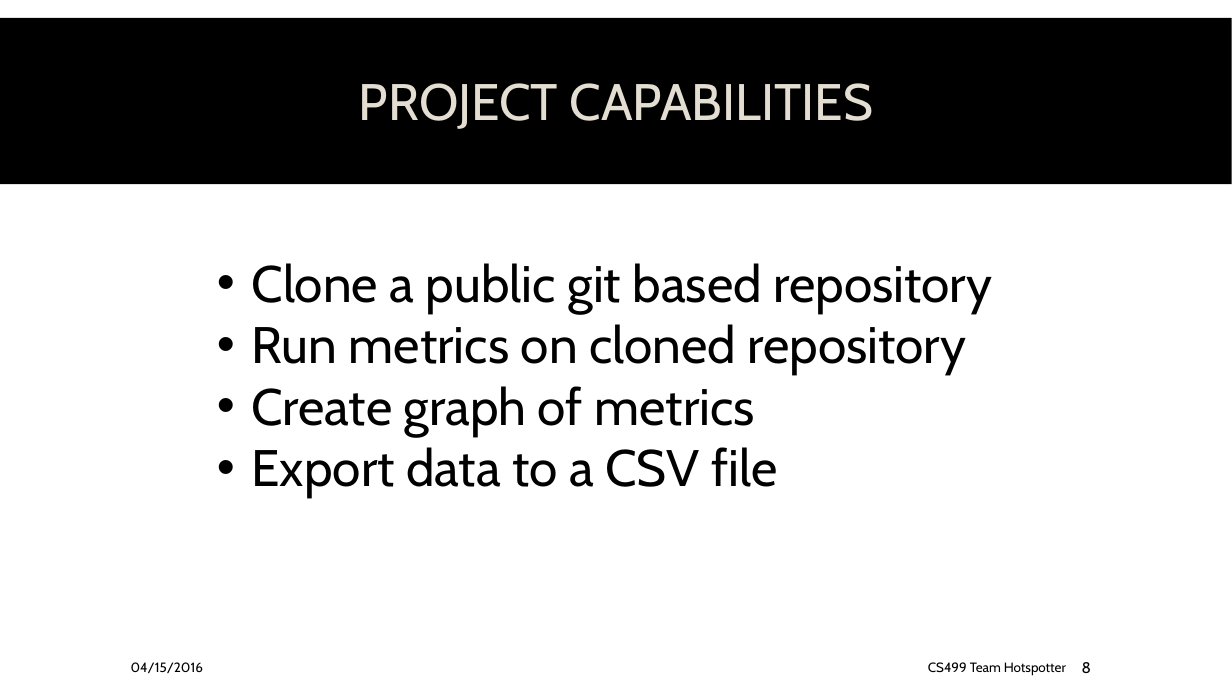
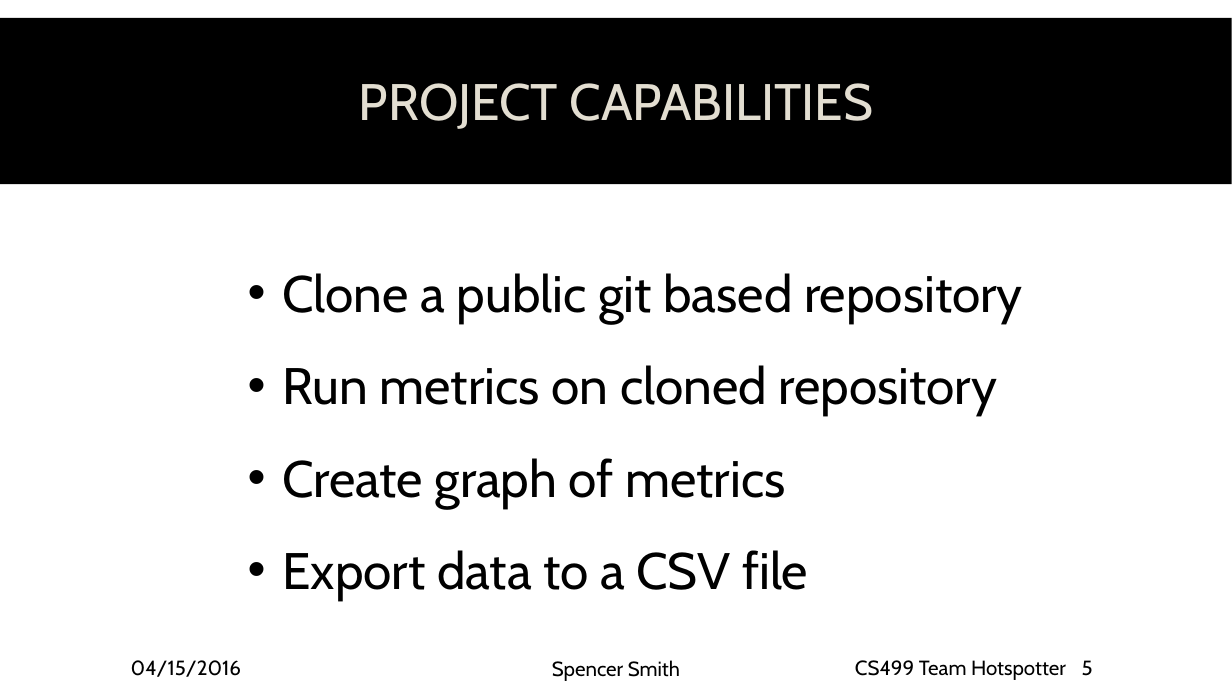
Before and after one commit to spesmit/hotspotter, a slide deck: slide 5 of Documentation/Presentations/CS499 Final Presentation.pptx (slide 8 before the commit). Drawn at 1232x693 pixels with LibreOffice and Linux fonts; fonts in the diff are those of the drawing; background and template pictures are left out. Boxes give left, top, right and bottom in pixels: in the first picture for what was removed or moved away, otherwise in the second. Text is boxed around its words. In the diff, an @@ line names an element or a change of style, - is before the commit and + after.

Commit message:
add names to slides and formatted everything per groups will

```diff
--- a/Documentation/Presentations/CS499 Final Presentation.pptx
+++ b/Documentation/Presentations/CS499 Final Presentation.pptx
@@ text "Clone a public git based ...": place and size @@
-text "Clone a public git based ..." at [252, 263, 992, 497]
+text "Clone a public git based ..." at [282, 273, 1023, 600]
@@ text "Clone a public git based ..." at [282, 273, 1023, 600]: line spacing 1 to 1.5 @@
@@ text "04/15/2016" at [131, 660, 241, 677]: size 10.5 to 16 pt @@
@@ text "CS499 Team Hotspotter" at [855, 660, 1066, 680]: size 10.5 to 16 pt @@
@@ text added at [552, 660, 680, 681], 16 pt, text #000000 @@
+Spencer Smith
@@ page number at [1082, 660, 1093, 676]: text changed; size 12 to 16 pt @@
-8
+5
```
Also in this commit, not shown: 12 other slides changed.
